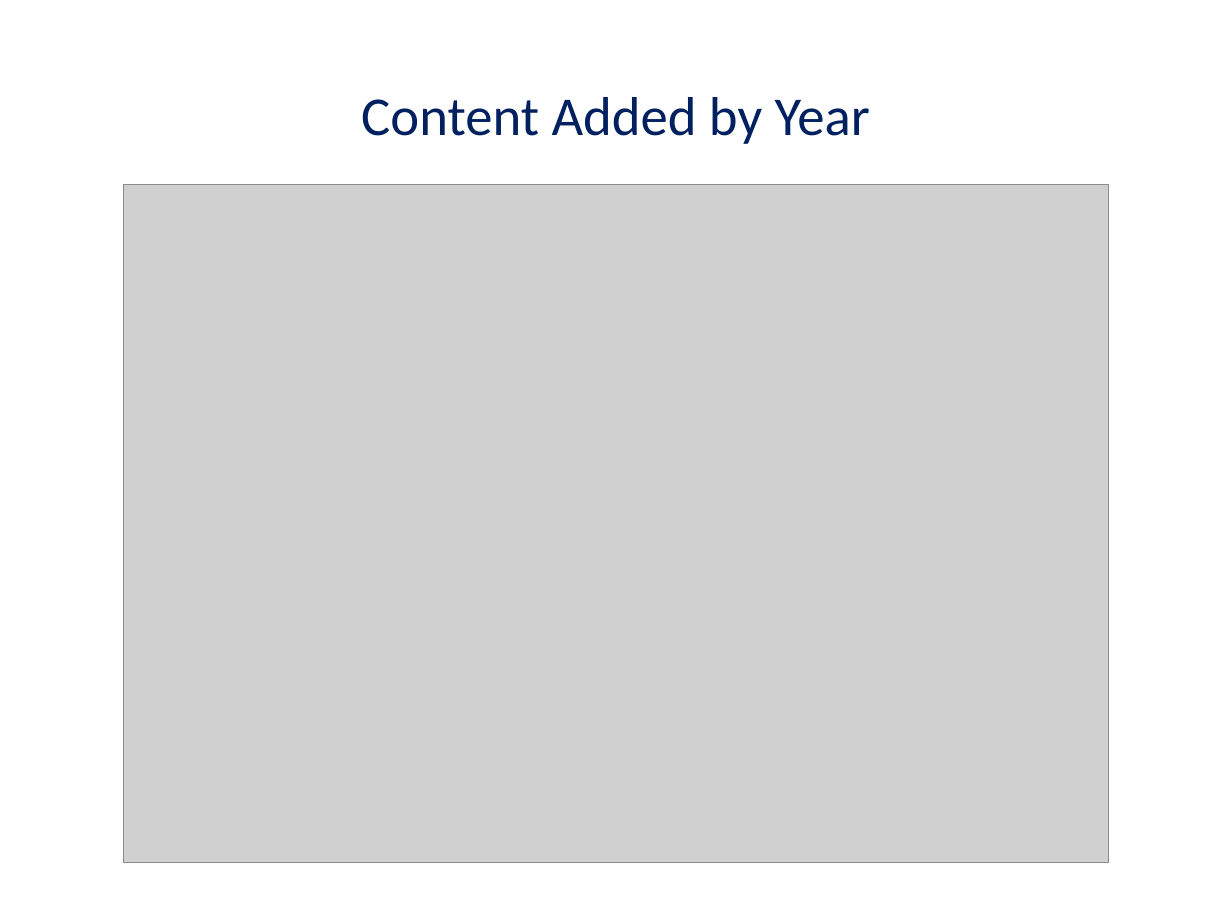
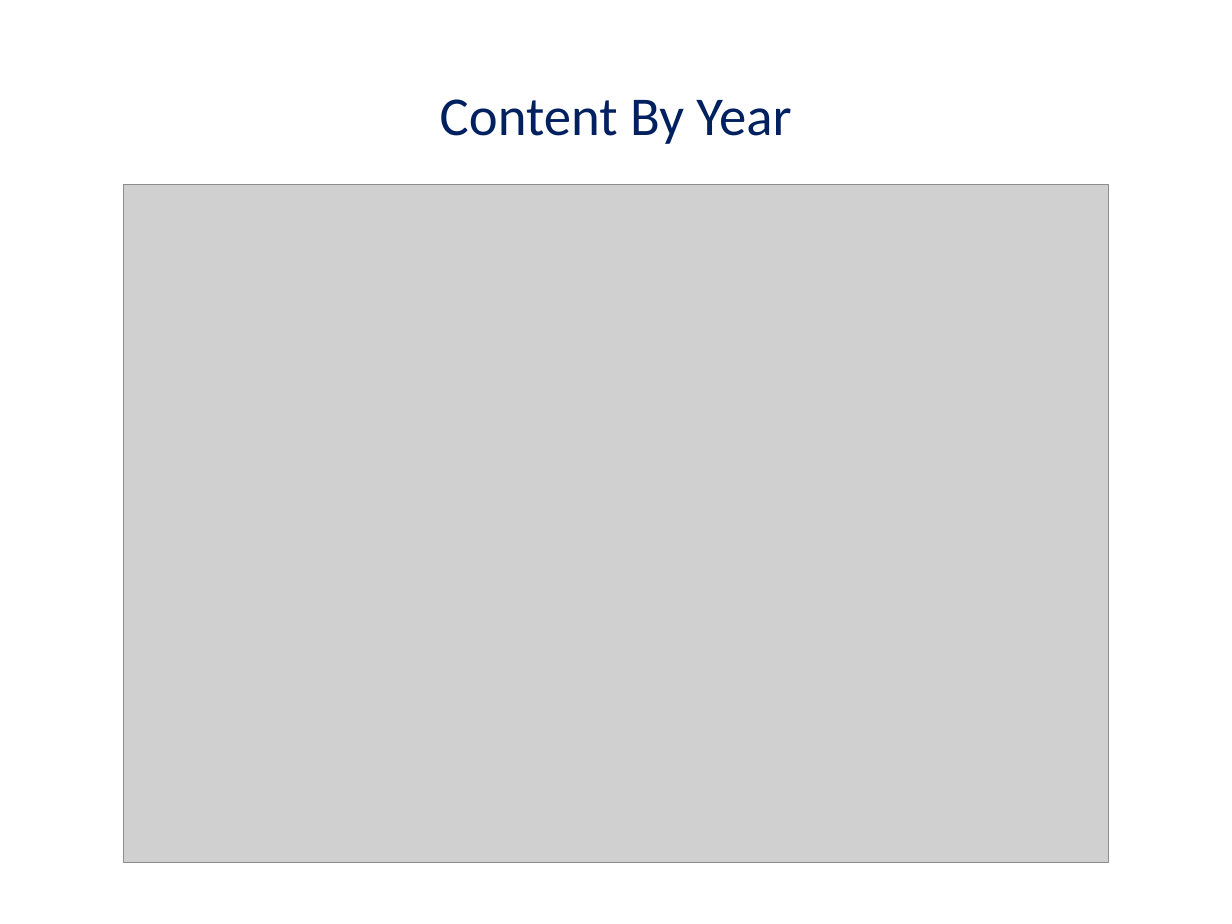
Before and after one commit to gpenessot/Automate-Presentation-Creation-with-Python, a slide deck: slide 4 of Netflix_Content_Analysis.pptx. Drawn at 1232x924 pixels with LibreOffice and Linux fonts; fonts in the diff are those of the drawing; grey boxes stand for pictures. Boxes give left, top, right and bottom in pixels: in the first picture for what was removed or moved away, otherwise in the second. Text is boxed around its words. In the diff, an @@ line names an element or a change of style, - is before the commit and + after.

Commit message:
update content

```diff
--- a/Netflix_Content_Analysis.pptx
+++ b/Netflix_Content_Analysis.pptx
@@ title at [440, 99, 791, 144]: text changed @@
-Content Added by Year
+Content By Year
```
Also in this commit, not shown: 4 other slides changed, 2 slides added, 2 slides removed, 11 other files.
